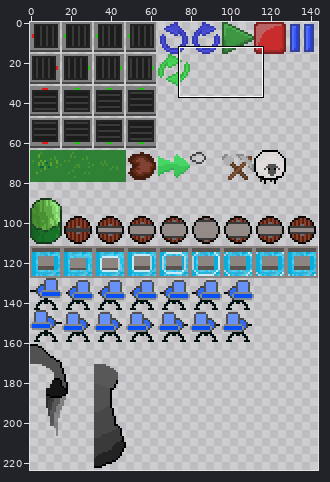
Sprite sheet: build-a-maze/ASSETS/IMAGES/tile_sheet.png. Above: a wide view before the commit, with the close-up outlined.
Close-up. Earlier state:
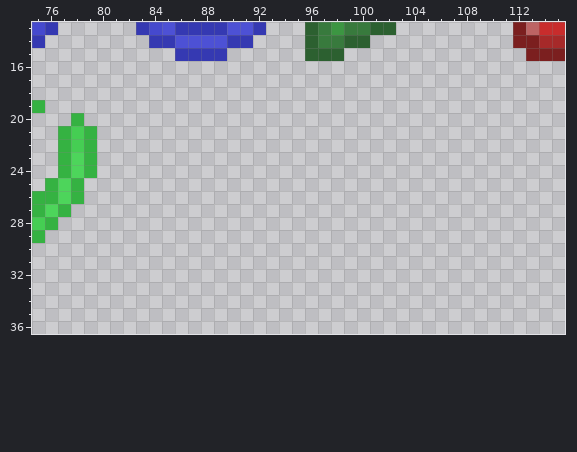
The file is 144x224 pixels. Colours within 5 levels of each other are drawn and written as one. Shown: x 75..115, y 13..36.
After the commit:
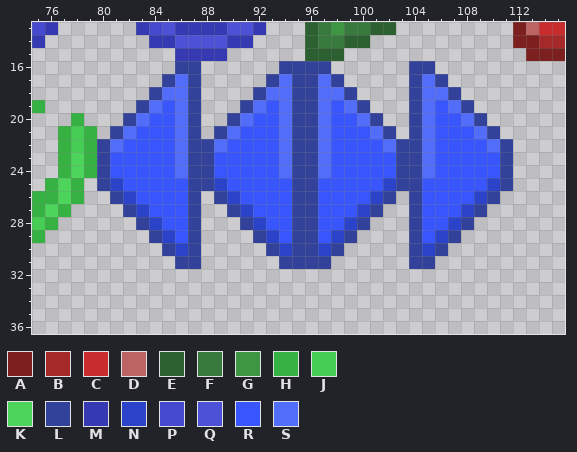
Palette (. is transparent): A #7b1f1f  B #a62929  C #c82c2c  D #bc6464  E #2c6030  F #387a3d  G #3c9642  H #35b242  J #45ce53  K #4dd55b  L #32429b  M #3539b2  N #2b43c8  P #4549ce  Q #4d51d5  R #3856fc  S #536dfb
Change:
Changed rows in their new state; - is an unchanged pixel.
first column x 80:
16 ------LL------LLLL------LL------
17 -----LSL-----LSLLSL-----LSL-----
18 ----LSSL----LSSLLSSL----LSSL----
19 ---LSRSL---LSRSLLSRSL---LSRSL---
20 --LSRRSL--LSRRSLLSRRSL--LSRRSL--
21 -LSRRRSL-LSRRRSLLSRRRSL-LSRRRSL-
22 LSRRRRSLLSRRRRSLLSRRRRSLLSRRRRSL
23 LRRRRRSLLRRRRRSLLSRRRRRLLSRRRRRL
24 LRRRRRSLLRRRRRSLLSRRRRRLLSRRRRRL
25 LNRRRRRLLNRRRRRLLRRRRRNLLRRRRRNL
26 -LNRRRRL-LNRRRRLLRRRRNL-LRRRRNL-
27 --LNRRRL--LNRRRLLRRRNL--LRRRNL--
28 ---LNRRL---LNRRLLRRNL---LRRNL---
29 ----LNRL----LNRLLRNL----LRNL----
30 -----LNL-----LNLLNL-----LNL-----
31 ------LL------LLLL------LL------
Pixel boxes of the changes (left, top, right, bottom) in both close-ups:
added: (97, 61, 513, 269)
